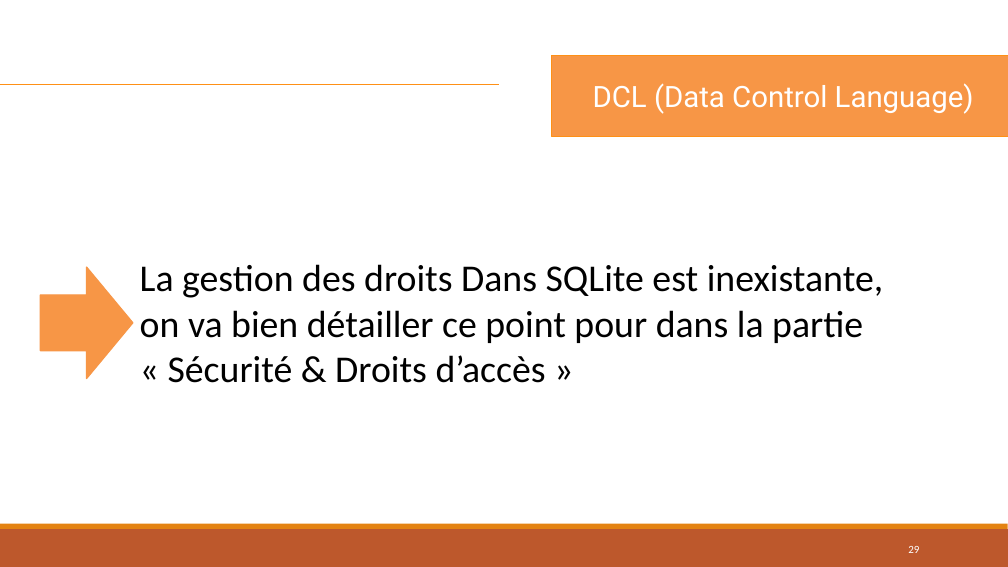
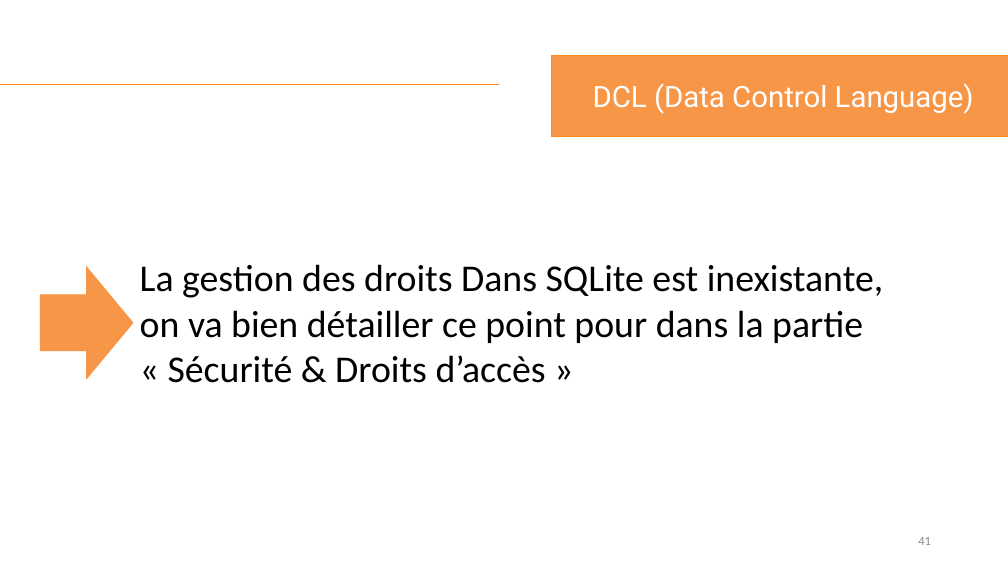
Before and after one commit to lahcenrahlaoui/Wingardium_Leviosaaaa, a slide deck: slide 41 of Presentation-projet-SQLite (1) - Copy.pptx (slide 29 before the commit). Drawn at 1008x567 pixels with LibreOffice and Linux fonts; fonts in the diff are those of the drawing. Boxes give left, top, right and bottom in pixels: in the first picture for what was removed or moved away, otherwise in the second. Text is boxed around its words. In the diff, an @@ line names an element or a change of style, - is before the commit and + after.

```diff
--- a/Presentation-projet-SQLite (1) - Copy.pptx
+++ b/Presentation-projet-SQLite (1) - Copy.pptx
@@ rectangle removed at <box>0,529,1008,567</box> @@
@@ rectangle removed at <box>0,524,1008,529</box> @@
@@ page number at <box>918,537,931,545</box>: text changed; size 10.5 to 12 pt; text colour #FFFFFF to #8C8C8C @@
-29
+41
```
Also in this commit, not shown: 40 other slides changed, 24 slides added, 12 slides removed.
